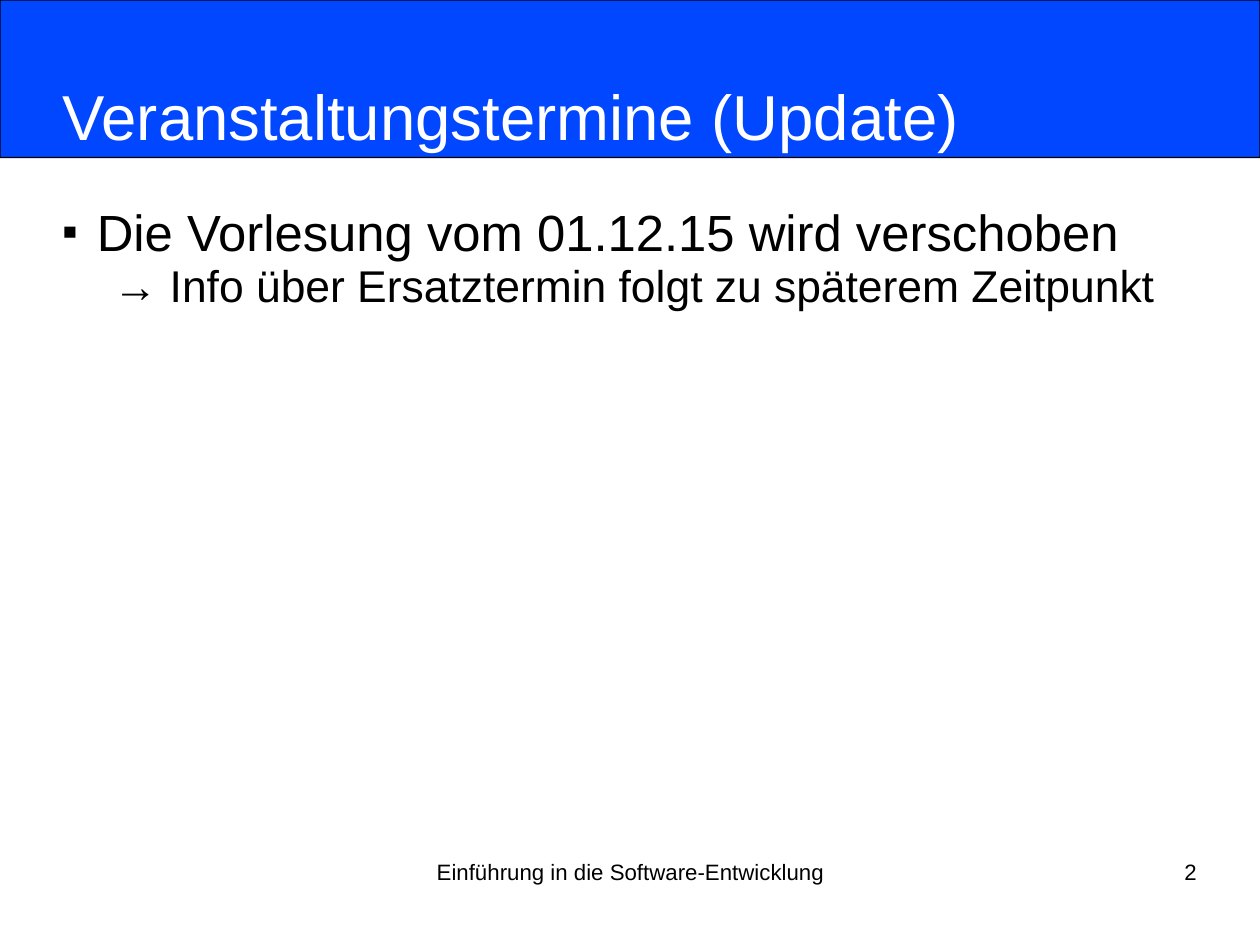
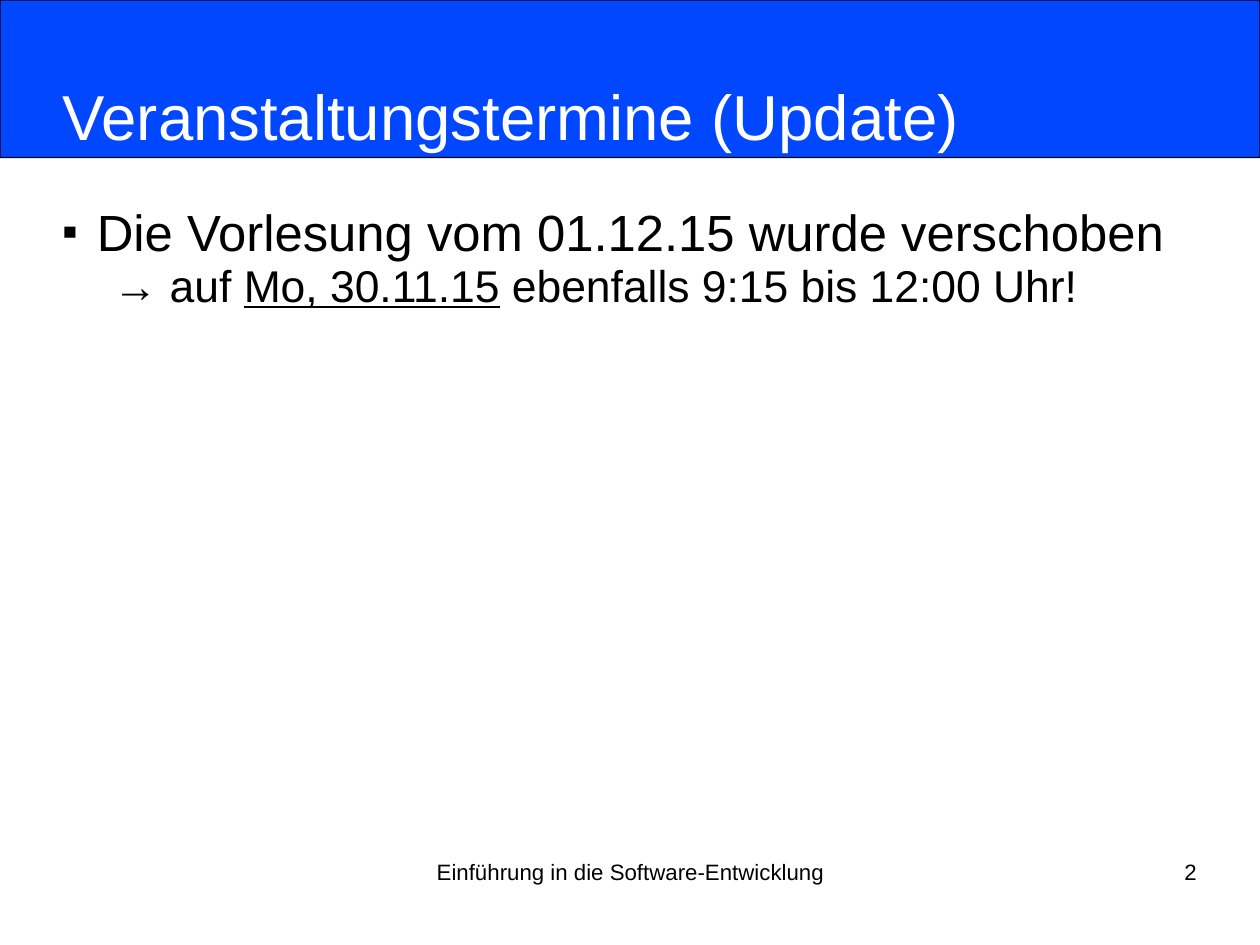
Before and after one commit to nordakademie-einfuehrung-java/vorlesungsskript, a slide deck: slide 2 of folien/Semester_03_Termin_02_Kapitel02.ppt. Drawn at 1260x945 pixels with LibreOffice and Linux fonts; fonts in the diff are those of the drawing. Boxes give left, top, right and bottom in pixels: in the first picture for what was removed or moved away, otherwise in the second. Text is boxed around its words. In the diff, an @@ line names an element or a change of style, - is before the commit and + after.

Commit message:
moved lecture

```diff
--- a/folien/Semester_03_Termin_02_Kapitel02.ppt
+++ b/folien/Semester_03_Termin_02_Kapitel02.ppt
@@ subtitle at (97,214,1164,308): text changed @@
-■ Die Vorlesung vom 01.12.15 wird verschoben
-  → Info über Ersatztermin folgt zu späterem Zeitpunkt
+■ Die Vorlesung vom 01.12.15 wurde verschoben
+  → auf Mo, 30.11.15 ebenfalls 9:15 bis 12:00 Uhr!
```
